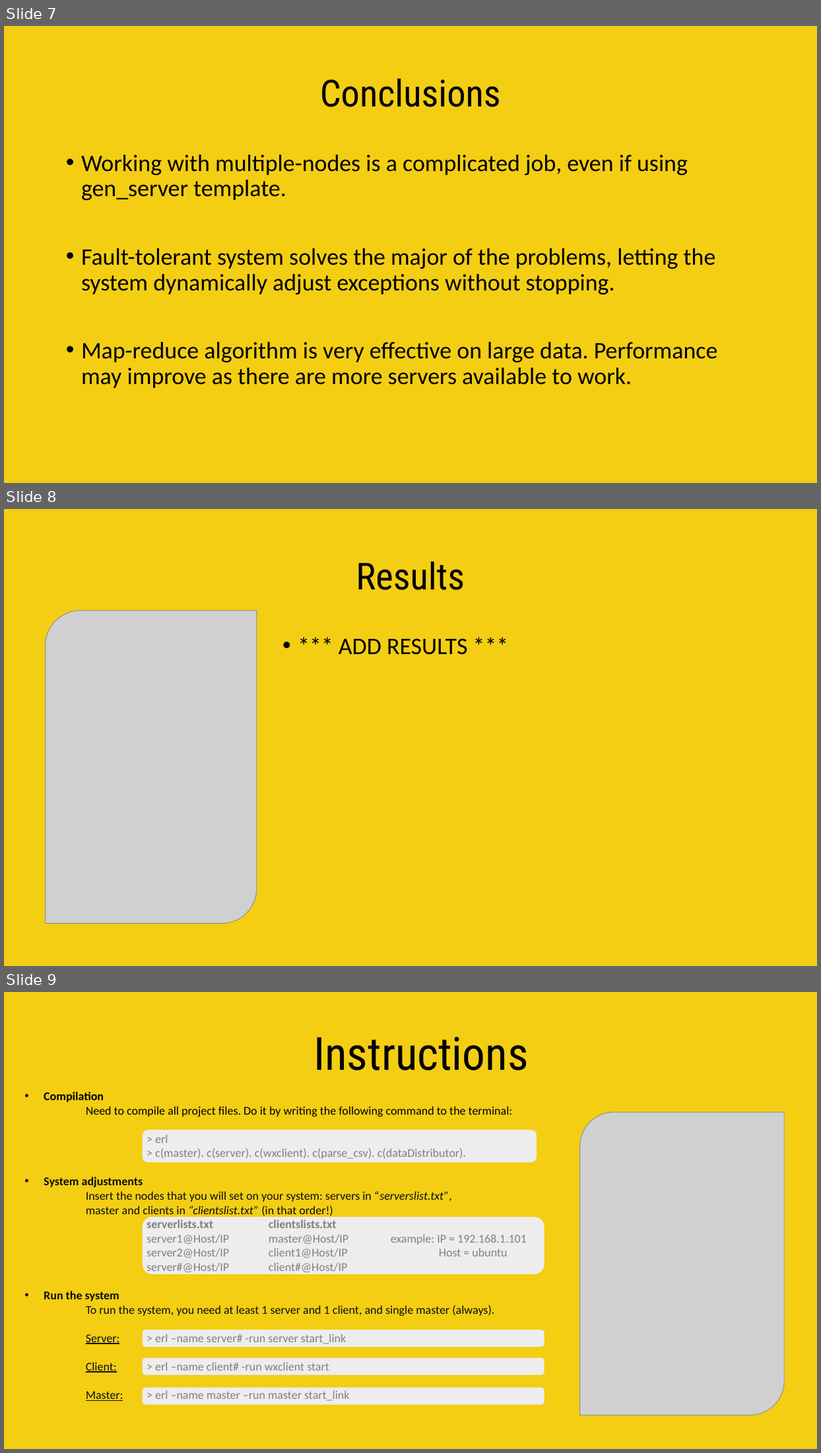
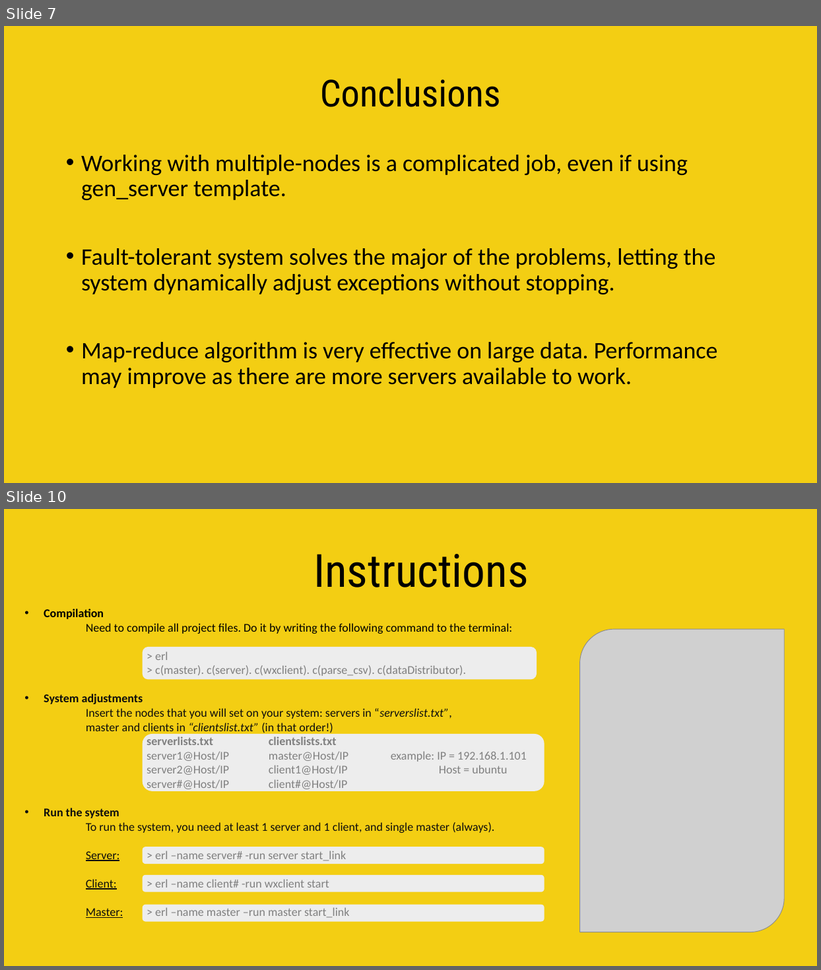
Before and after one commit to omerlux/IMDb-Map-Reduce-in-Erlang, a slide deck: doc/final.pptx. Shown one above the other, each under a label of ours: slides 7, 8 and 9 before the commit, slides 7 and 10 after it; the slides between them are not shown. The pictures are 821x1453 and 821x970 pixels, drawn with LibreOffice and Linux fonts; fonts in the diff are those of the drawing; grey boxes stand for pictures. Boxes give left, top, right and bottom in pixels: in the first picture for what was removed or moved away, otherwise in the second. Text is boxed around its words. In the diff, an @@ line names an element or a change of style, - is before the commit and + after.

```diff
--- a/doc/final.pptx
+++ b/doc/final.pptx
@@ slide 8 removed at (4, 509, 817, 966), background #F3CE13 @@
@@ title removed at (356, 561, 465, 590) @@
-Results
@@ picture removed at (46, 611, 257, 924) @@
@@ text removed at (339, 638, 467, 655) @@
-• *** ADD RESULTS ***
@@ what was slide 9 is now slide 10 @@
```
Also in this commit, not shown: 2 slides added.
